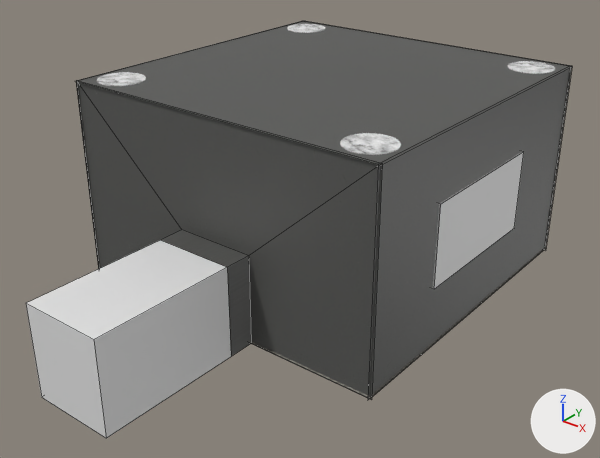
The Blender file 09_10_Animation/Proyecto/Animacion/bin/models/mongol/ESCENAS/SalaInicial_Final.blend: old version first, new version second.
Before and after are seen from a 50 mm lens placed at (14.03, -18.97, 12.49), pointed at (0.74, -2.36, 2.19). Lighting does not change. The marker at lower right points along +X, +Y and +Z. The older version comes first. Mesh edges are drawn as thin lines on the coarser meshes.

The first picture shows 'AreaPortal', 'ParedesFT', 'ParedesLat', 'Pilares', 'Pinturas', 'Piso', 'Techo'.
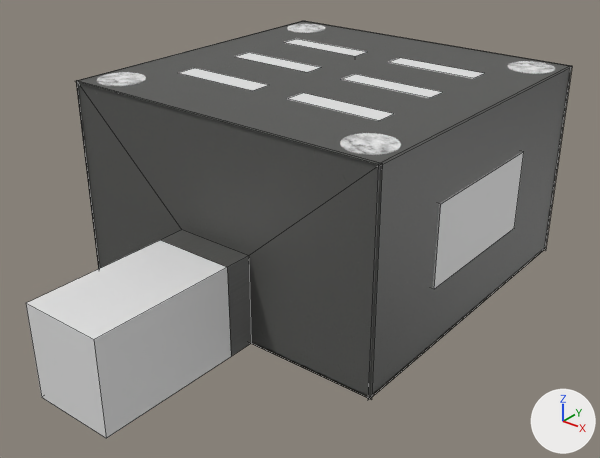
Location of each change, (x1, y1, x2, y2) in pixels of the pictures (600 x 458 px):
'Luces', added
    after: (178, 39, 485, 121)
'Piso.001', added
    after: (250, 248, 546, 398)

The edits, one by one:
Picture 'Ladrillos_Patron_Suelo.jpg.001' (img_ladrillos_patron_suelo_jpg_001) is new.
Material 'Metal' (mat_metal) is new.
Its base color is (0.8, 0.8, 0.8) (white #e7e7e7).
Material 'Piso.001' (mat_piso_001) is new.
Its texture is img_ladrillos_patron_suelo_jpg_001.
Mesh me_cube is new.
It is a box spanning x -1.0..1.0, y -1.0..1.0, z -1.0..1.0.
It uses material mat_metal (white #e7e7e7).
Mesh me_plane_009 is new.
It has 4 vertices, 1 face and spans x -5.13..5.13, y -5.13..5.13, z 0.0.
It uses material mat_piso_001 (picture img_ladrillos_patron_suelo_jpg_001).
Object 'Luces' (ob_luces) is new; it shows me_cube.
Its location is (-2.03, 2.38, 6.01).
Its scale is (1.44, 0.341, 0.0602).
It gains a MIRROR modifier named 'Mirror'.
Modifier setting: mirror_object = ob_piso_001.
It gains a ARRAY modifier named 'Array'.
Modifier setting: count = 3.
Modifier setting: relative_offset_displace = (0.0, -3.5, 0.0).
Object 'Piso.001' (ob_piso_001) is new; it shows me_plane_009.
Its location is (0.0, 0.0, 0.0).
